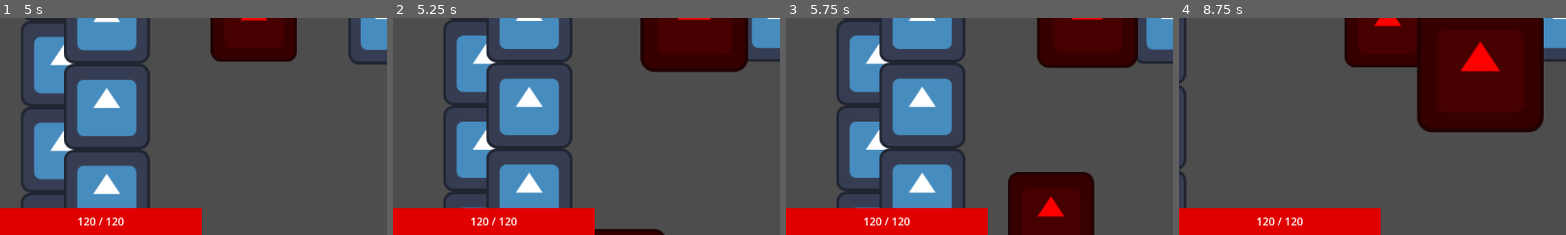
Above: before the commit, frames 1-4 (left to right).
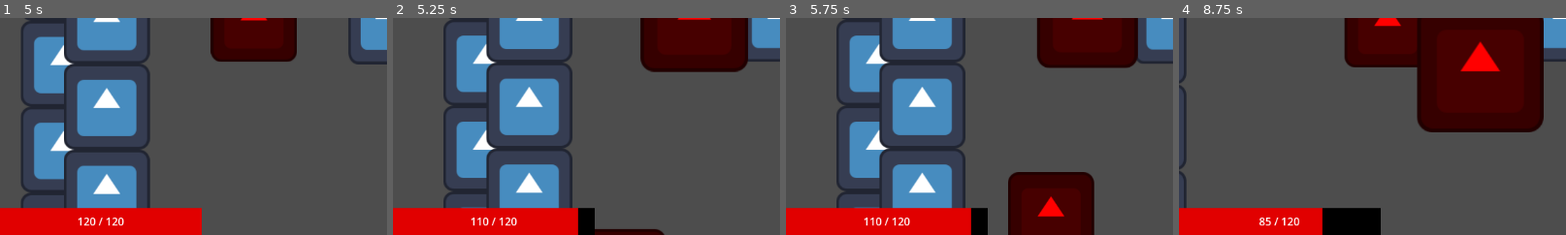
Above: after the commit, the same moments.

Repository: PietPadda/Godot_2D_ARPG
Game: Godot game, scene res://scenes/levels/main.tscn
The game is run twice, just before and just after one commit, with the same random seed, the same clock (stepped at 60 frames per second) and the same inputs. The engine's default icon, where the game draws it, is replaced by a stand-in: a white triangle on a blue panel in a dark square.
Inputs (mouse positions are % of the whole screen's width and height, from its top left):
- Up to frame 1 (5 s): tap Enter at 0.5, 3.5 s; move the mouse to (72, 45) at 0.52 s; tap Space (attack) at 0.6, 1.35, 2.3, 2.75, 2.85, 3.6, 4.25, 4.55 s; move the mouse to (30, 55) at 1.27 s; move the mouse to (60, 28) at 2.02 s; press the mouse at (60, 28) at 2.03 s; move the mouse to (45, 70) at 2.77 s; release the mouse at (45, 70) at 2.78 s; move the mouse to (80, 65) at 3.52 s; move the mouse to (20, 35) at 4.27 s; click (20, 35) at 4.35 s
- Up to frame 2 (5.25 s): move the mouse to (55, 50) at 5.02 s; tap Space (attack) at 5.1 s
- Up to frame 3 (5.75 s): no input
- Up to frame 4 (8.75 s): move the mouse to (35, 25) at 5.77 s; tap Space (attack) at 5.85, 6.8, 7.35, 8.1 s; move the mouse to (72, 45) at 6.52 s; press the mouse at (72, 45) at 6.53 s; move the mouse to (30, 55) at 7.27 s; release the mouse at (30, 55) at 7.28 s; move the mouse to (60, 28) at 8.02 s
The pictures show only the part of the screen within x 0-50%, y 50-100%; the shares and areas given below are measured in that part.

Frame 1 is identical in both runs. In frame 2, 0.6% of the frame differs, in the area x 21-53%, y 87-100%; in frame 3, 0.6%; in frame 4, 2.2%, in the area x 20-53%, y 87-100%.

Commit message:
refactor(stats): StatCalculator now sources base damage from AttackComponent

Diff:
--- a/data/items/crude_sword.tres
+++ b/data/items/crude_sword.tres
@@ -7,6 +7,6 @@
 item_name = "Crude Sword"
 equipment_slot = 1
 stat_modifiers = {
-"Damage": 15.0
+"damage": 15.0
 }
 metadata/_custom_type_script = "uid://dsidci2l4yr4r"
--- a/scripts/components/attack_component.gd
+++ b/scripts/components/attack_component.gd
@@ -50,7 +50,7 @@
 	duration_timer.start(anim_duration)
 
 	# Get the character's total damage from the StatCalculator.
-	var total_damage = get_owner().get_node("StatsComponent").get_total_stat("Damage")
+	var total_damage = get_owner().get_node("StatsComponent").get_total_stat("damage")
 
 	print("Attacking %s for %d damage!" % [target.name, total_damage])
 
--- a/scripts/components/stats_component.gd
+++ b/scripts/components/stats_component.gd
@@ -16,6 +16,7 @@
 
 # get sibling components
 @onready var equipment_component: EquipmentComponent = get_parent().get_node_or_null("EquipmentComponent")
+@onready var attack_component: AttackComponent = get_parent().get_node_or_null("AttackComponent")
 
 # The entity's current, in-game stats.
 var current_health: int # entity hp tracker
@@ -104,8 +105,11 @@
 func get_total_stat(stat_name: String) -> float:
 	var total_value: float = 0.0 # init 0
 
+	# If we're calculating "damage", get the base value from the AttackComponent.
+	if stat_name == "damage" and attack_component and attack_component.attack_data:
+		total_value = attack_component.attack_data.damage
 	# Start with the base value from the CharacterStats resource, if it exists.
-	if stat_name in stats_data:
+	elif stat_name in stats_data:
 		total_value = stats_data.get(stat_name)
 
 	# Add modifiers from equipped items.
